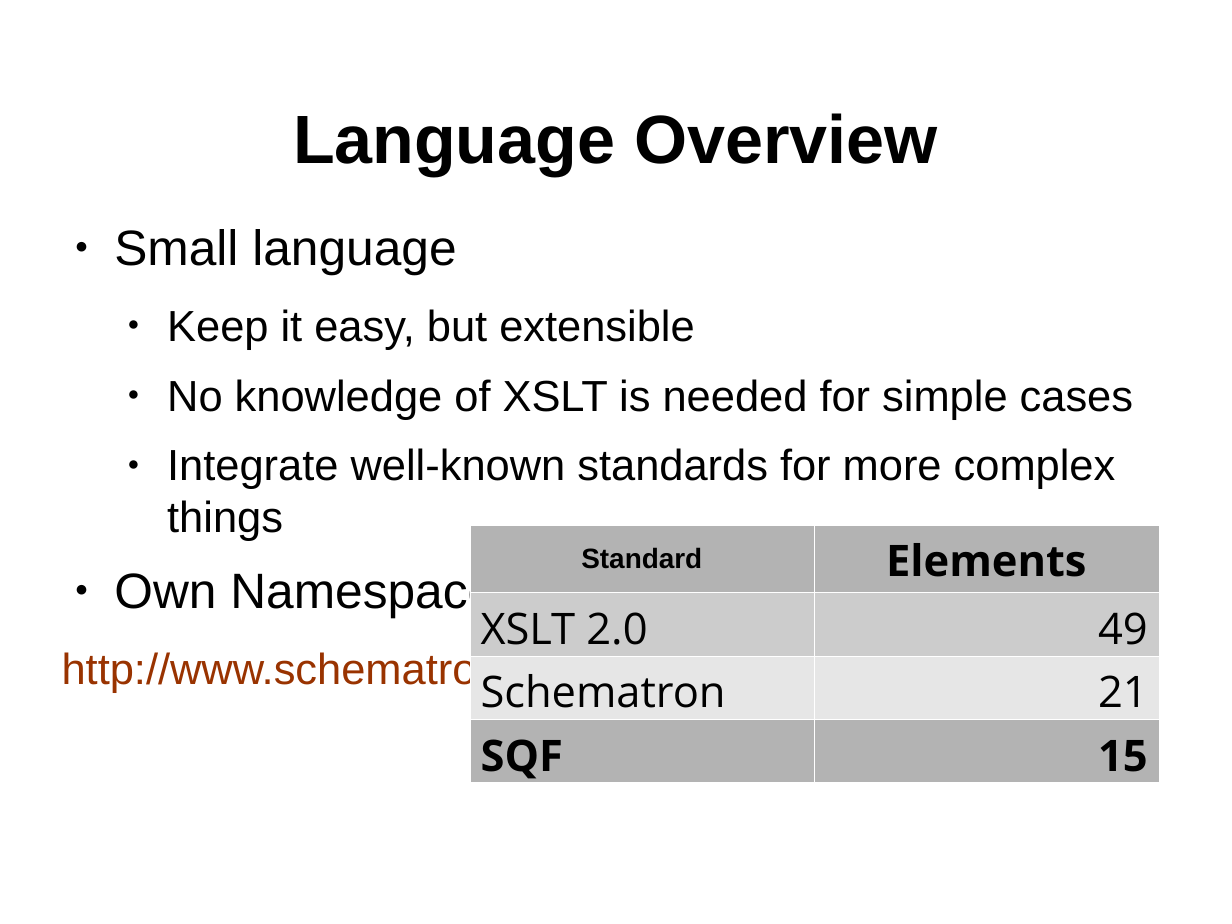
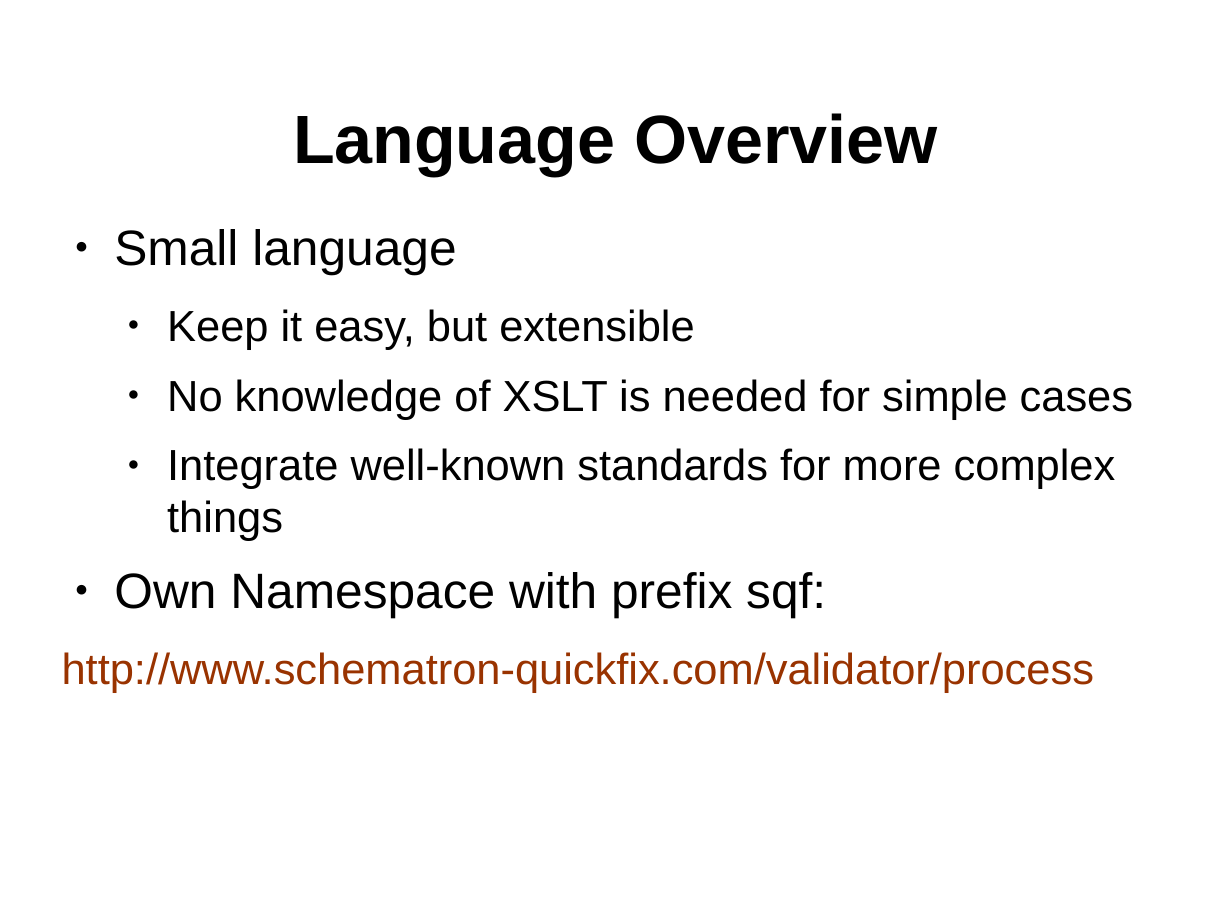
Before and after one commit to octavianN/Schematron-QuickFix-Language-Presentation, a slide deck: slide 2 of Final/SQF_nico.odp (slide 1 before the commit). Drawn at 1232x924 pixels with LibreOffice and Linux fonts; fonts in the diff are those of the drawing; background and template pictures are left out. Boxes give left, top, right and bottom in pixels: in the first picture for what was removed or moved away, otherwise in the second. Text is boxed around its words. In the diff, an @@ line names an element or a change of style, - is before the commit and + after.

```diff
--- a/Final/SQF_nico.odp
+++ b/Final/SQF_nico.odp
@@ table removed at <box>470,524,1158,787</box>, 4 rows, 2 columns @@
-Standard | Elements
-XSLT 2.0 | 49
-Schematron | 21
-SQF | 15
```
Also in this commit, not shown: 7 other slides changed, 17 slides added, 1 slide removed.
